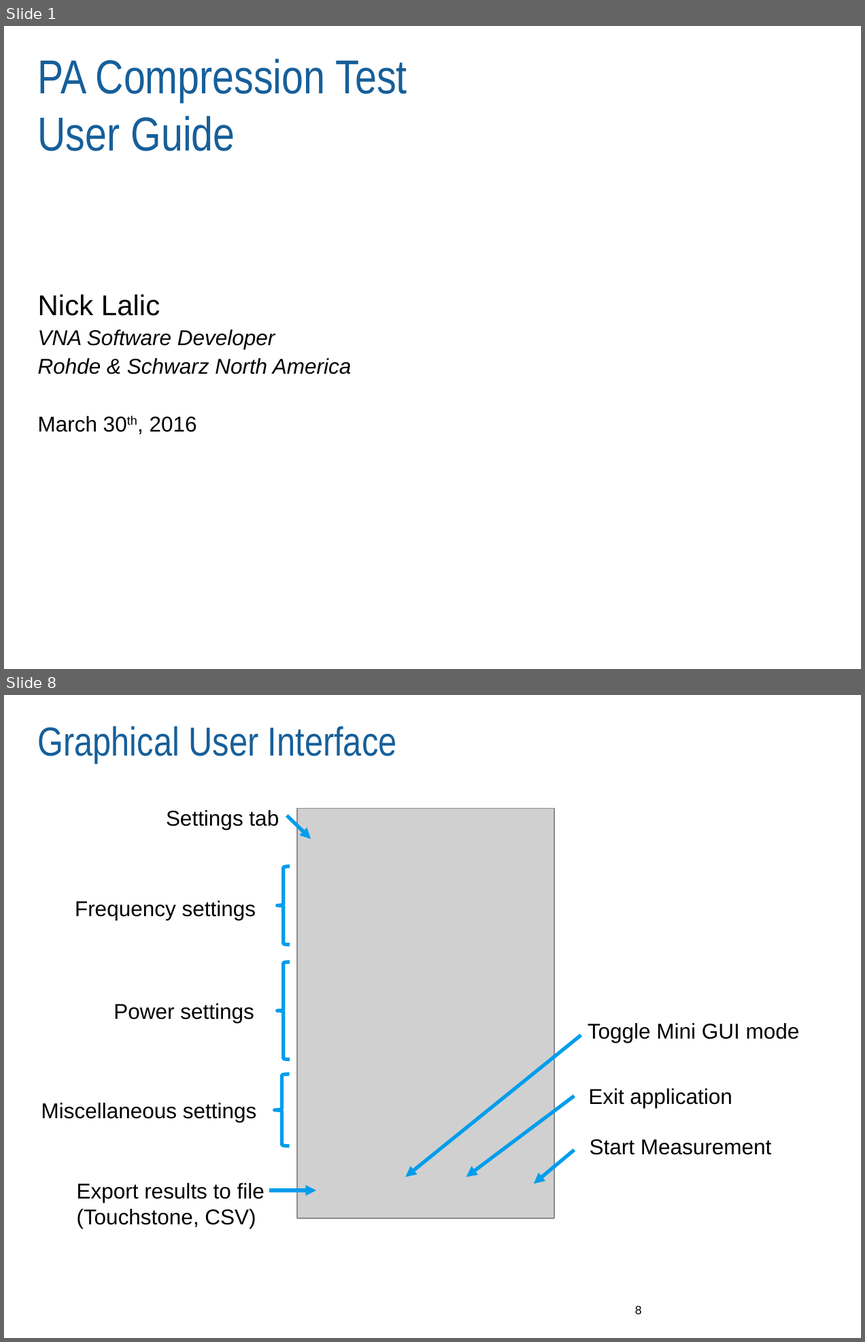
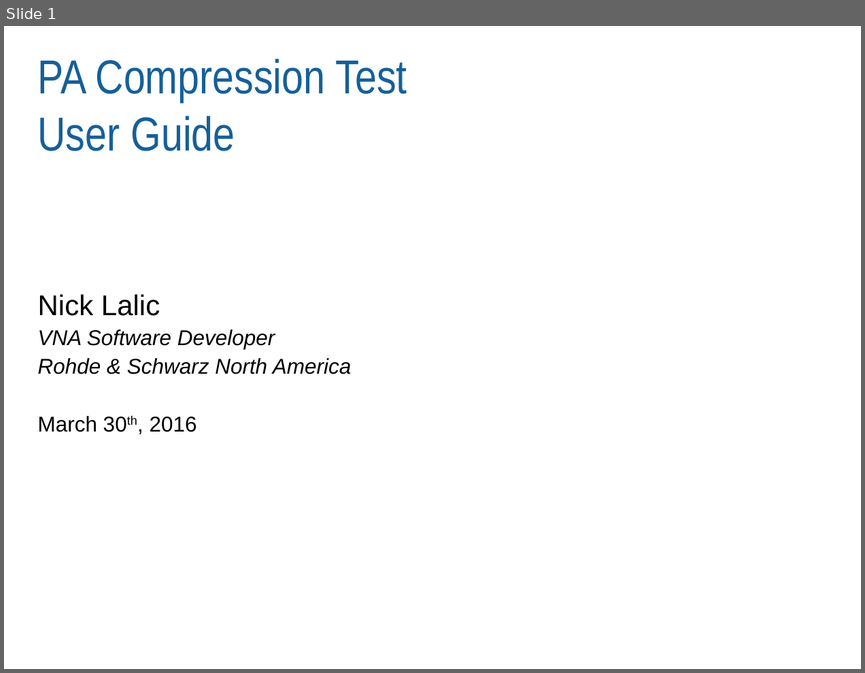
Before and after one commit to Terrabits/PACompressionTest, a slide deck: Documentation/User manual/MACOM RI Pulsed RF Application Note.pptx. Shown one above the other, each under a label of ours: slides 1 and 8 before the commit, slide 1 after it; the slides between them are not shown. The pictures are 865x1342 and 865x673 pixels, drawn with LibreOffice and Linux fonts; fonts in the diff are those of the drawing; grey boxes stand for pictures; background and template pictures are left out. Boxes give left, top, right and bottom in pixels: in the first picture for what was removed or moved away, otherwise in the second. Text is boxed around its words. In the diff, an @@ line names an element or a change of style, - is before the commit and + after.

```diff
--- a/Documentation/User manual/MACOM RI Pulsed RF Application Note.pptx
+++ b/Documentation/User manual/MACOM RI Pulsed RF Application Note.pptx
@@ slide 8 removed at [4, 695, 861, 1338], background #FFFFFF @@
@@ title removed at [38, 726, 397, 762] @@
-Graphical User Interface
@@ text removed at [166, 810, 279, 830] @@
-Settings tab
@@ arrow removed from (287, 816) to (311, 839) @@
@@ picture removed at [297, 808, 554, 1219] @@
@@ left brace removed at [277, 866, 290, 945] @@
@@ text removed at [75, 900, 256, 920] @@
-Frequency settings
@@ left brace removed at [277, 962, 290, 1059] @@
@@ text removed at [113, 1003, 254, 1023] @@
-Power settings
@@ arrow removed from (581, 1035) to (406, 1176) @@
@@ text removed at [587, 1023, 800, 1042] @@
-Toggle Mini GUI mode
@@ left brace removed at [275, 1074, 290, 1146] @@
@@ text removed at [41, 1102, 256, 1122] @@
-Miscellaneous settings
@@ arrow removed from (574, 1096) to (466, 1176) @@
@@ text removed at [588, 1088, 732, 1108] @@
-Exit application
@@ text removed at [589, 1139, 771, 1155] @@
-Start Measurement
@@ arrow removed from (574, 1150) to (534, 1183) @@
@@ text removed at [77, 1183, 264, 1228] @@
-Export results to file
-(Touchstone, CSV)
@@ arrow removed from (269, 1190) to (316, 1190) @@
@@ page number removed at [635, 1305, 642, 1314] @@
-8
```
Also in this commit, not shown: 3 slides changed, 1 slide added, 18 other slides removed.
